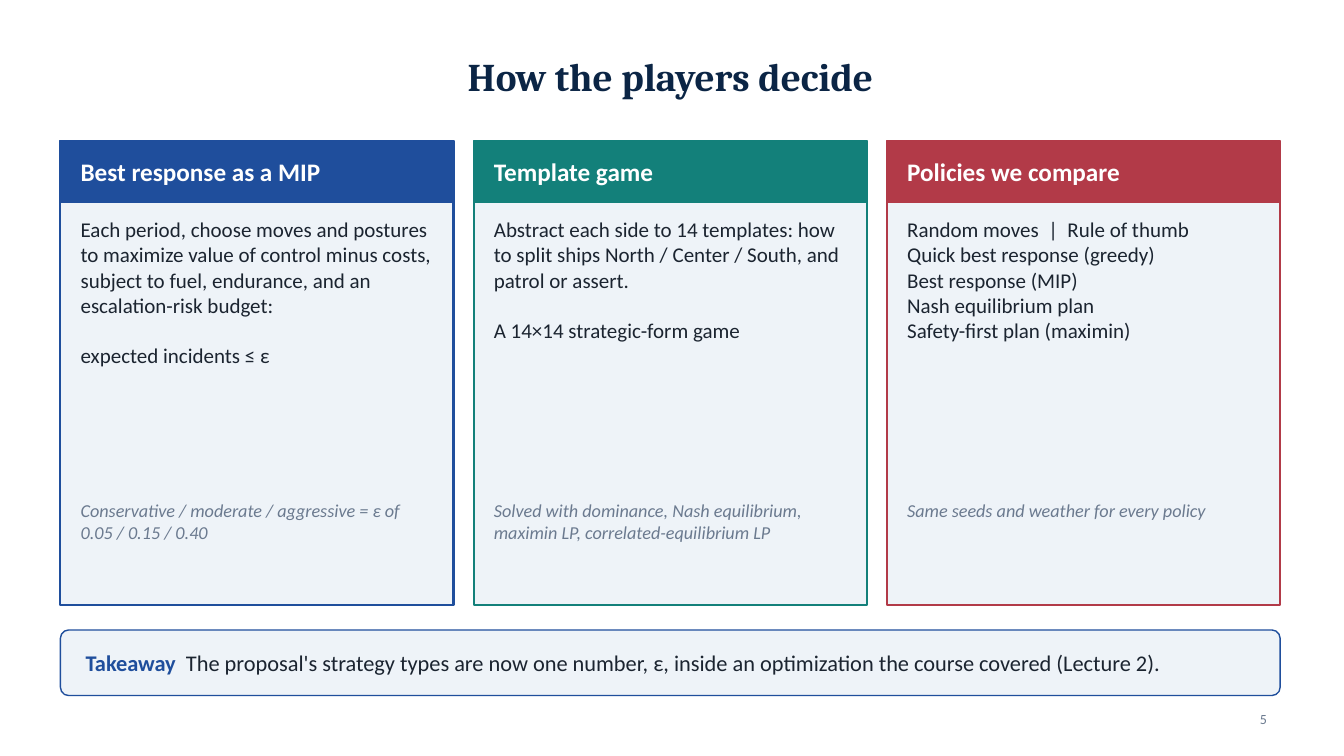
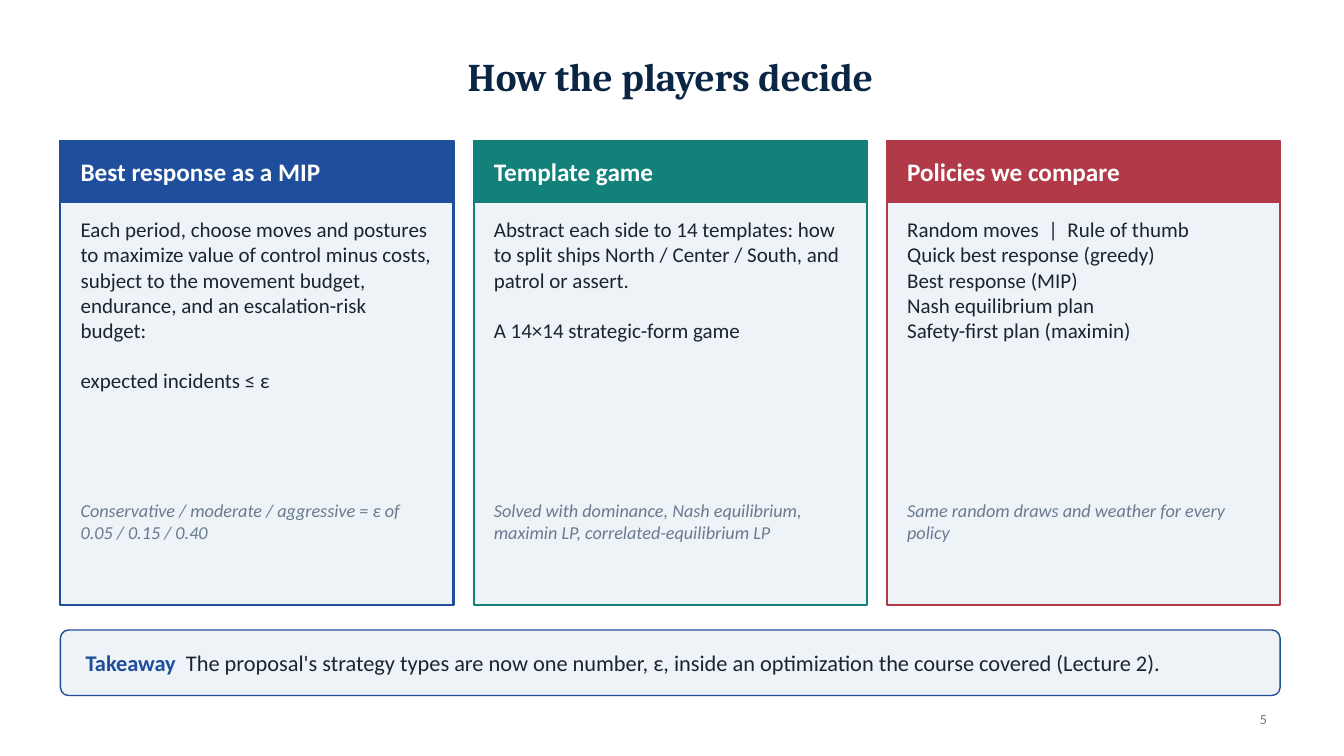
Before and after one commit to draggin-anchor/6.S974-Wargaming-Term-Project, a slide deck: slide 5 of deliverables/02-workshop1-slides.pptx. Drawn at 1344x756 pixels with LibreOffice and Linux fonts; fonts in the diff are those of the drawing. Boxes give left, top, right and bottom in pixels: in the first picture for what was removed or moved away, otherwise in the second. Text is boxed around its words. In the diff, an @@ line names an element or a change of style, - is before the commit and + after.

```diff
--- a/deliverables/02-workshop1-slides.pptx
+++ b/deliverables/02-workshop1-slides.pptx
@@ text at box(81, 222, 430, 342): text changed @@
-Each period, choose moves and postures to maximize value of control minus costs, subject to fuel, endurance, and an escalation-risk budget:
+Each period, choose moves and postures to maximize value of control minus costs, subject to the movement budget, endurance, and an escalation-risk budget:
@@ text at box(907, 504, 1225, 542): text changed @@
-Same seeds and weather for every policy
+Same random draws and weather for every policy
```
Also in this commit, not shown: 5 other slides changed, 5 other files.
